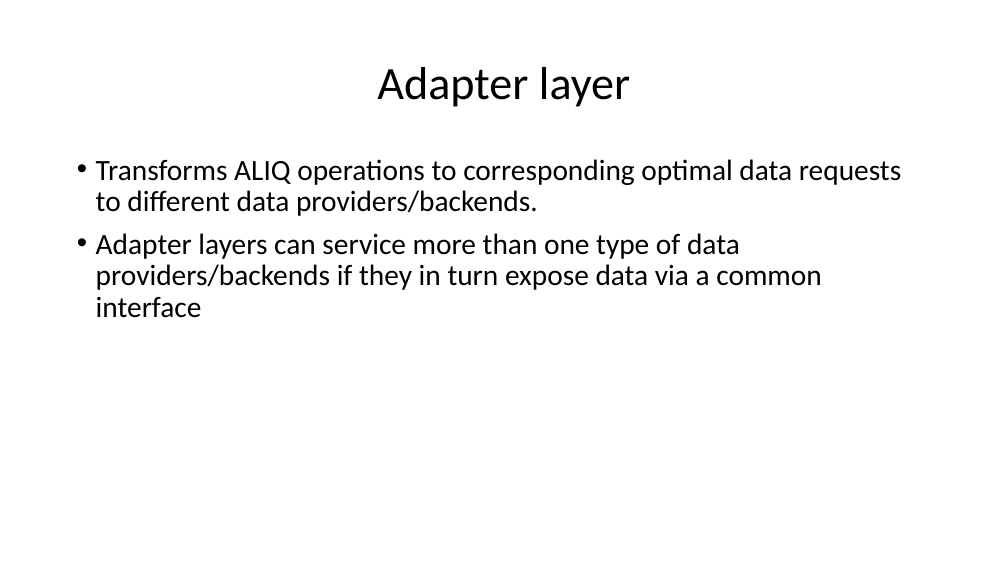
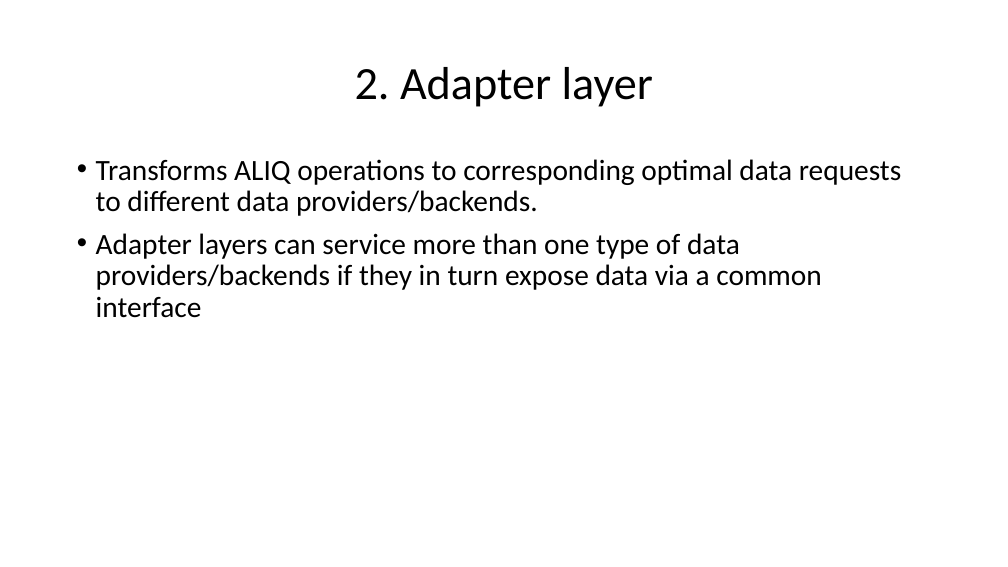
Before and after one commit to aliq-lang/aliq-dotnet, a slide deck: slide 7 of aliq.pptx. Drawn at 1008x567 pixels with LibreOffice and Linux fonts; fonts in the diff are those of the drawing. Boxes give left, top, right and bottom in pixels: in the first picture for what was removed or moved away, otherwise in the second. Text is boxed around its words. In the diff, an @@ line names an element or a change of style, - is before the commit and + after.

```diff
--- a/aliq.pptx
+++ b/aliq.pptx
@@ title at <box>355,67,653,107</box>: text changed @@
-Adapter layer
+2. Adapter layer
```
Also in this commit, not shown: 9 other slides changed.
